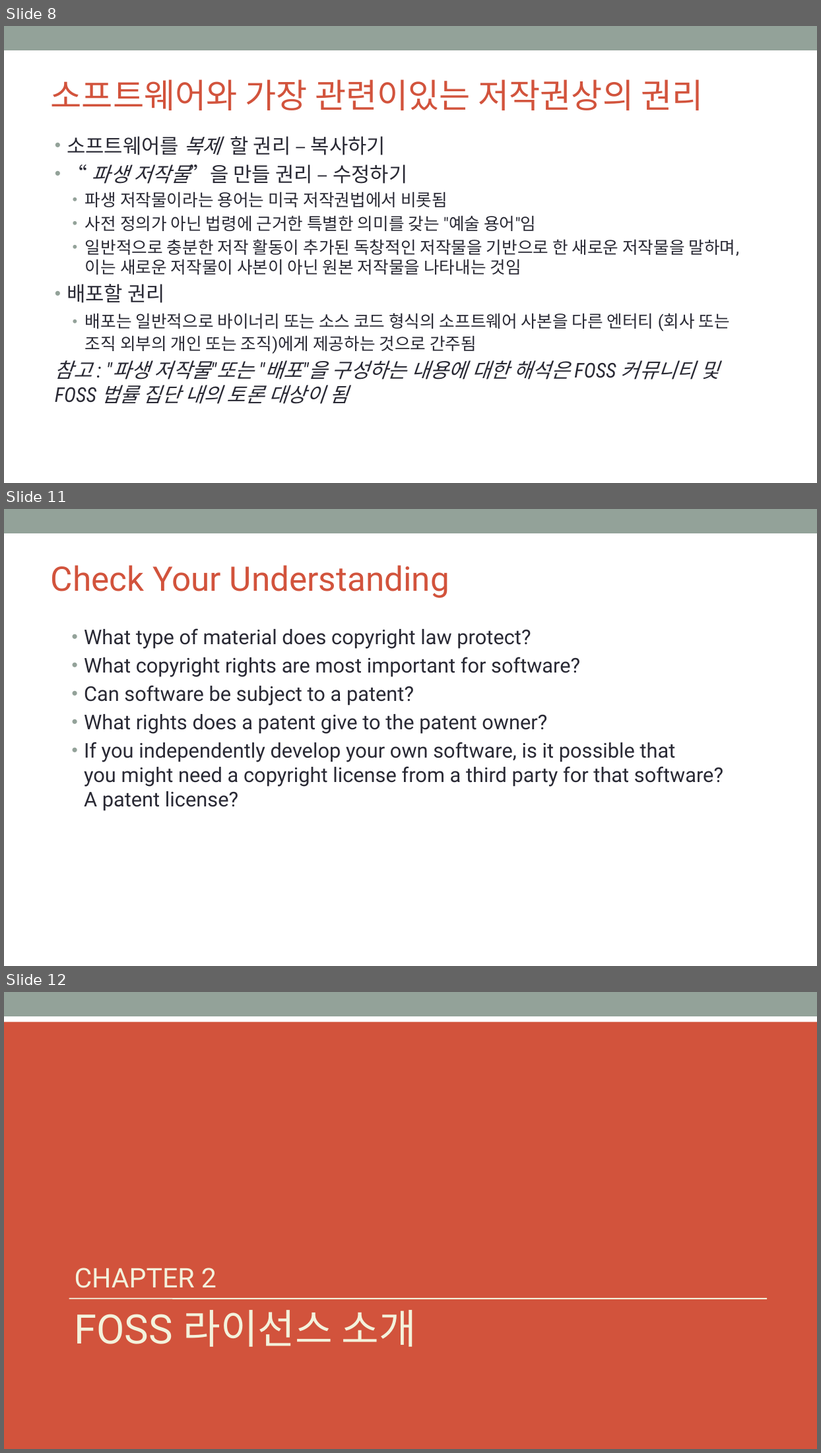
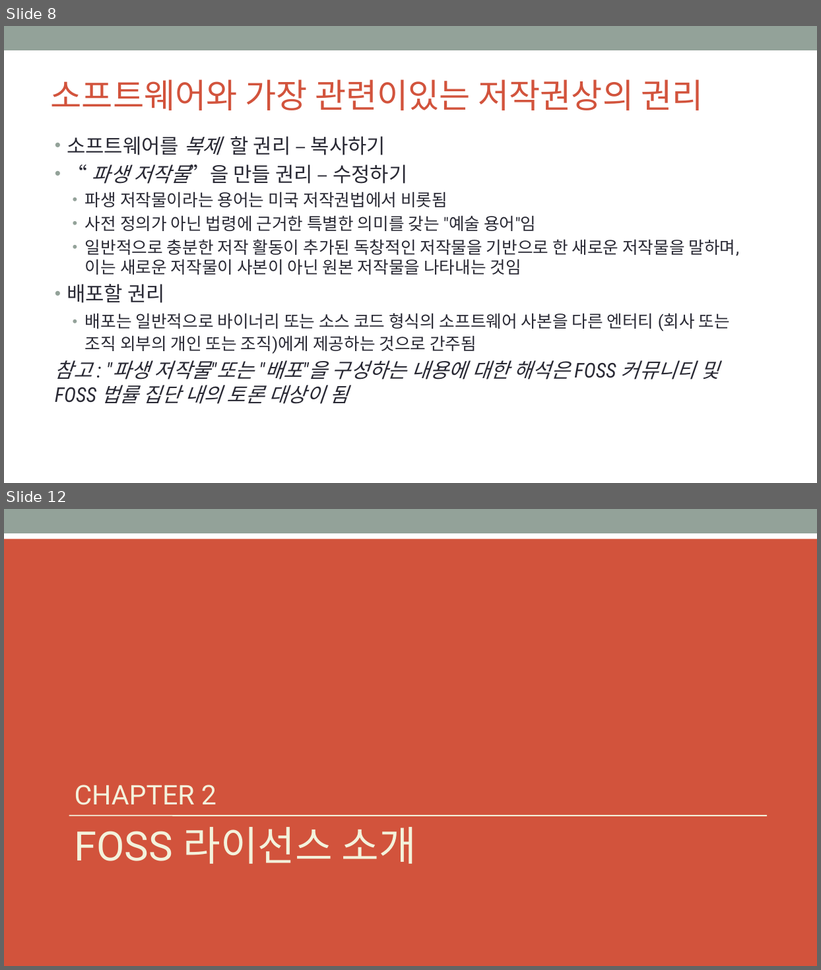
Before and after one commit to OpenChain-KWG/Curriculum-Translation-KR, a slide deck: target/slides/openchain-curriculum-for-1-1.pptx. Shown one above the other, each under a label of ours: slides 8, 11 and 12 before the commit, slides 8 and 12 after it; the slides between them are not shown. The pictures are 821x1453 and 821x970 pixels, drawn with LibreOffice and Linux fonts; fonts in the diff are those of the drawing; background and template pictures are left out. Boxes give left, top, right and bottom in pixels: in the first picture for what was removed or moved away, otherwise in the second. Text is boxed around its words. In the diff, an @@ line names an element or a change of style, - is before the commit and + after.

```diff
--- a/target/slides/openchain-curriculum-for-1-1.pptx
+++ b/target/slides/openchain-curriculum-for-1-1.pptx
@@ slide 11 removed at (4, 509, 817, 966), background #FFFFFF; not listed: 1 template element that a slide beside it also shows @@
@@ title removed at (51, 565, 450, 598) @@
-Check Your Understanding
@@ text removed at (84, 628, 723, 811) @@
-• What type of material does copyright law protect?
-• What copyright rights are most important for software?
-• Can software be subject to a patent?
-• What rights does a patent give to the patent owner?
-• If you independently develop your own software, is it possible that
-  you might need a copyright license from a third party for that software?
-  A patent license?
```
Also in this commit, not shown: 7 slides changed, 3 slides added, 2 other slides removed, 7 other files.
